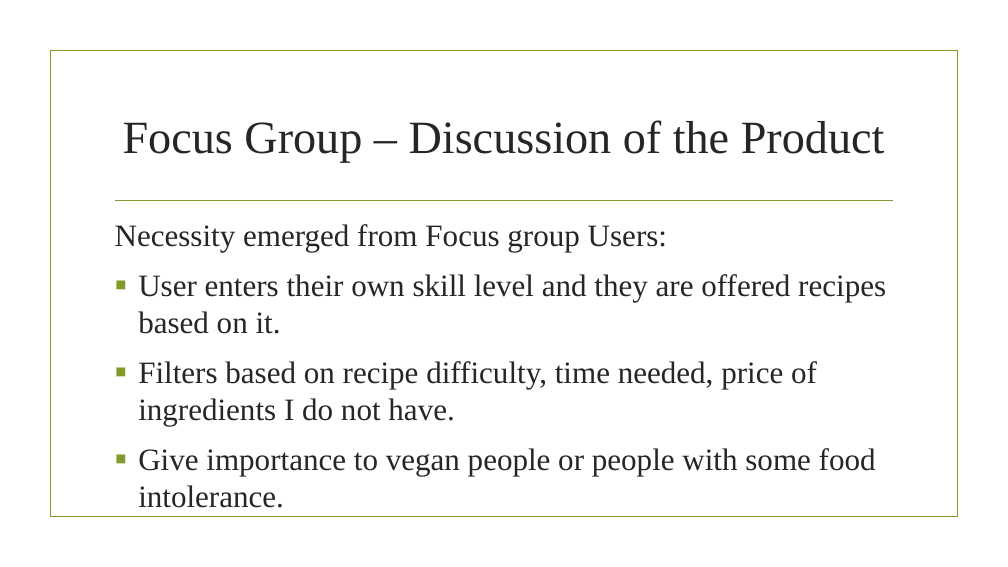
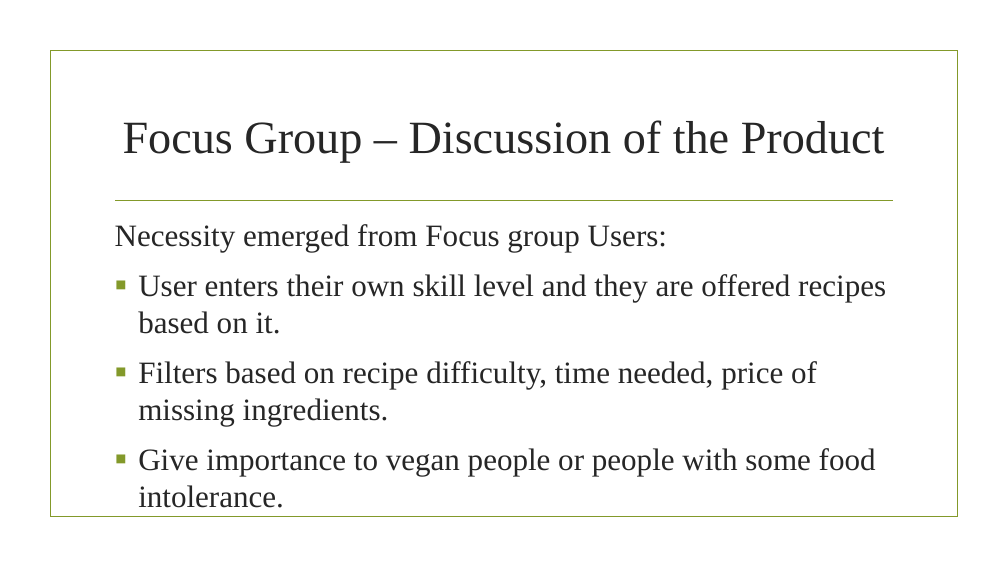
Before and after one commit to nicoDs96/recipes-SE, a slide deck: slide 14 of CookWithMe.pptx. Drawn at 1008x567 pixels with LibreOffice and Linux fonts; fonts in the diff are those of the drawing; background and template pictures are left out. Boxes give left, top, right and bottom in pixels: in the first picture for what was removed or moved away, otherwise in the second. Text is boxed around its words. In the diff, an @@ line names an element or a change of style, - is before the commit and + after.

Commit message:
final draft

```diff
--- a/CookWithMe.pptx
+++ b/CookWithMe.pptx
@@ text at (138,361,817,426): text changed @@
-▪ Filters based on recipe difficulty, time needed, price of ingredients I do not have.
+▪ Filters based on recipe difficulty, time needed, price of missing ingredients.
```
Also in this commit, not shown: 1 slide added.
